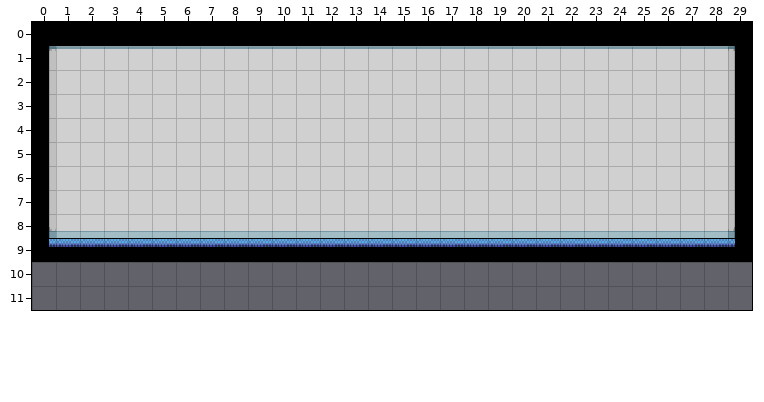
Two versions of a level (Tiled map, assets/Prueba_Mapa/mapa_prueba_2.tmx). Above, as it was before the edit.
Cells are 16x16 px. Shown: x 0..29, y 0..11. The old version is drawn lined up with the new one.
After:
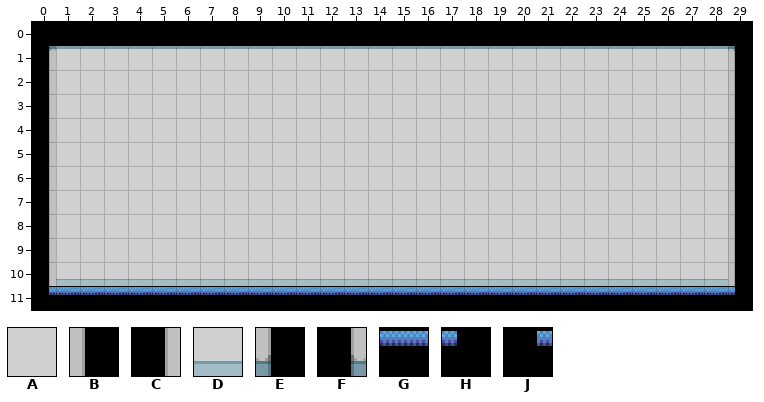
Key: from "tileset_architecture": A 10, B 12, C 13, D 19, E 21, F 22, G 37, H 39, J 40.
_ is an empty cell.
From the commit log: Mapa tile ajustado, creacion personajes con tile
Diff:
map size 30x10 -> 30x12 cells
Layer "Paredes":
Tile B replaces tile E in row 8 at x 29.
Tile B replaces tile H in row 9 at x 29.
Tile B is added in row 10 at x 29.
Tile C replaces tile F in row 8 at x 0.
Tile C replaces tile J in row 9 at x 0.
Tile C is added in row 10 at x 0.
Tile G is added in row 11 at x 1 to 28.
Tile H is added in row 11 at x 29.
Tile J is added in row 11 at x 0.
Tile G is gone in row 9 at x 1 to 28.
Layer "Fondo":
Tile A replaces tile D in row 8 at x 1 to 28.
Tile A is added in row 9 at x 1 to 28.
Tile D is added in row 10 at x 1 to 28.
Boxes around the changes in both pictures, in picture pixels (x1, y1, x2, y2):
changed: (32, 227, 752, 310)
